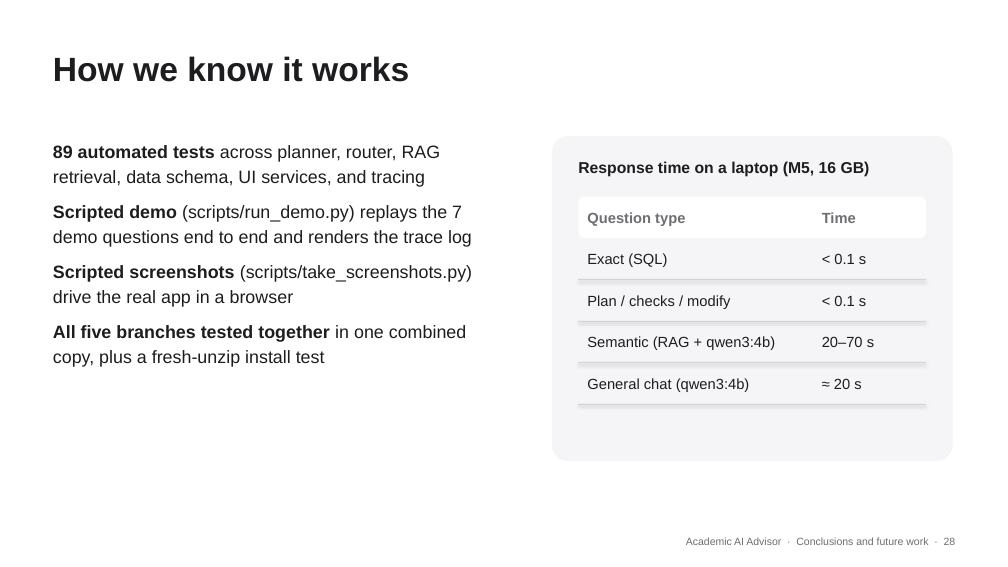
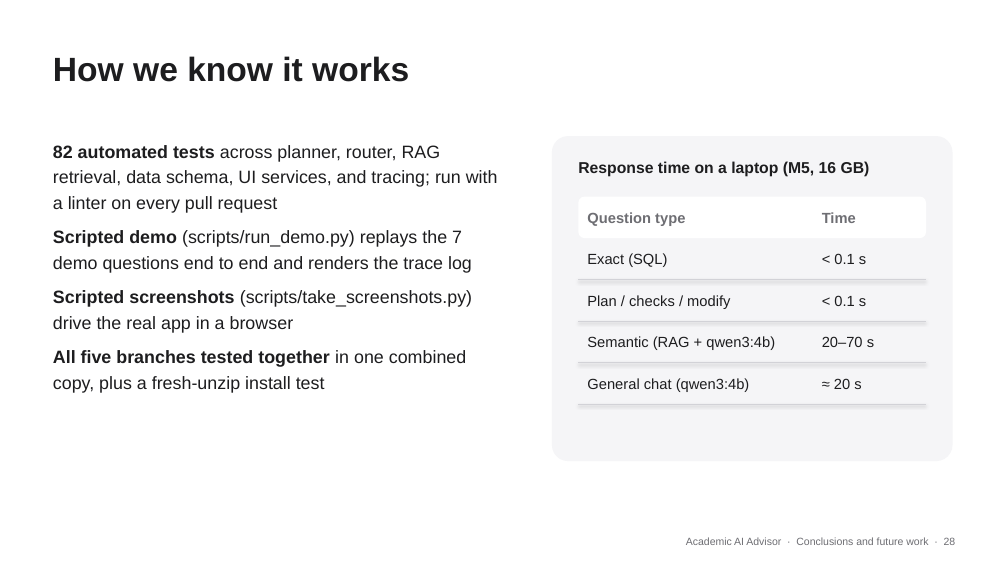
Before and after one commit to JordanTaylorGit/CSE-4392-AI-Academic-Advisor, a slide deck: slide 28 of deliverables/AI_Advisor_Presentation.pptx. Drawn at 1008x567 pixels with LibreOffice and Linux fonts; fonts in the diff are those of the drawing. Boxes give left, top, right and bottom in pixels: in the first picture for what was removed or moved away, otherwise in the second. Text is boxed around its words. In the diff, an @@ line names an element or a change of style, - is before the commit and + after.

```diff
--- a/deliverables/AI_Advisor_Presentation.pptx
+++ b/deliverables/AI_Advisor_Presentation.pptx
@@ text at (x1=53, y1=145, x2=498, y2=213): text changed @@
-89 automated tests across planner, router, RAG retrieval, data schema, UI services, and tracing
+82 automated tests across planner, router, RAG retrieval, data schema, UI services, and tracing; run with a linter on every pull request
```
Also in this commit, not shown: 7 other slides changed, 20 other files.
